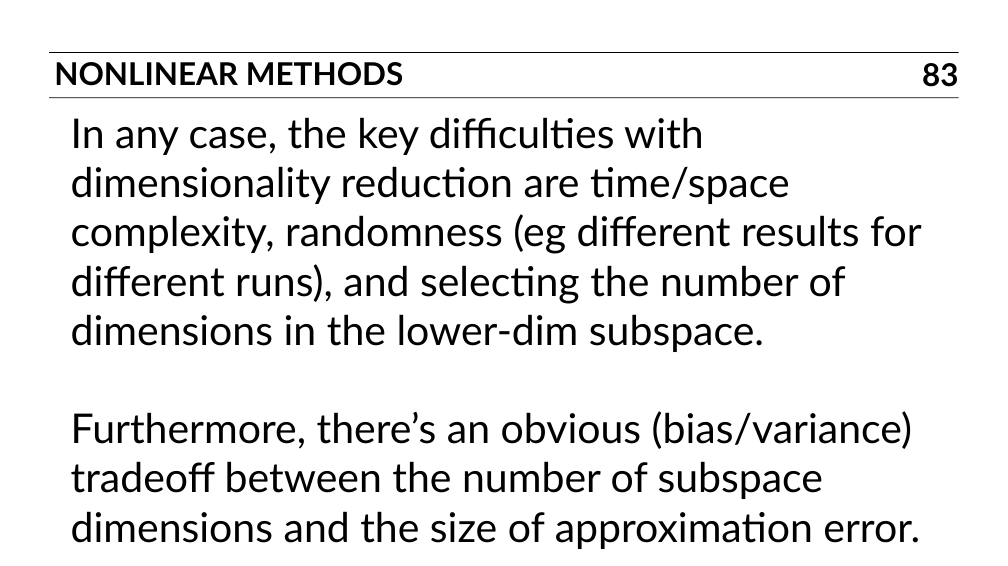
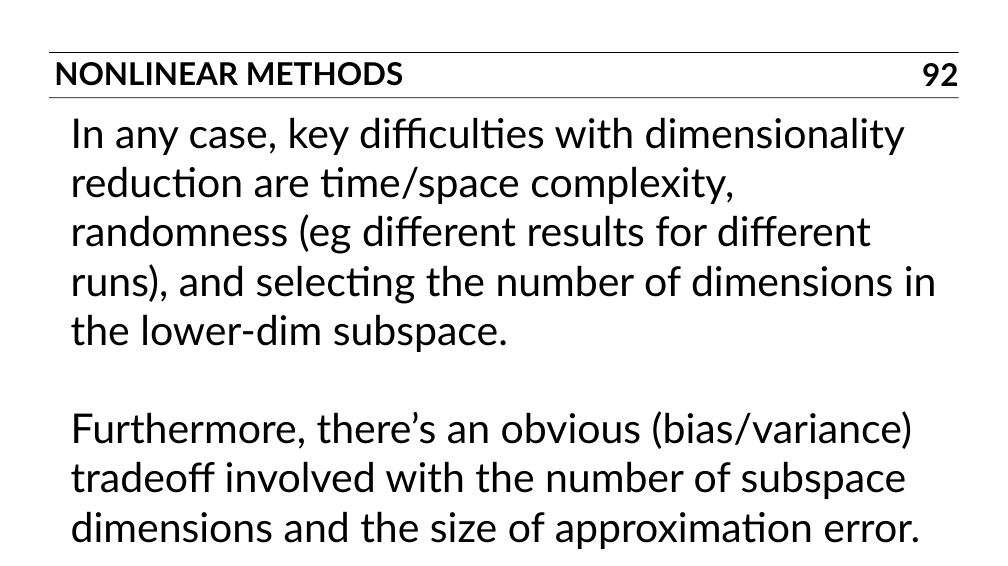
Before and after one commit to ajschumacher/gadsdc, a slide deck: slide 92 of 17-dim_reduc/slides.pptx (slide 83 before the commit). Drawn at 1008x566 pixels with LibreOffice and Linux fonts; fonts in the diff are those of the drawing. Boxes give left, top, right and bottom in pixels: in the first picture for what was removed or moved away, otherwise in the second. Text is boxed around its words. In the diff, an @@ line names an element or a change of style, - is before the commit and + after.

```diff
--- a/17-dim_reduc/slides.pptx
+++ b/17-dim_reduc/slides.pptx
@@ page number at (922, 63, 958, 86): text changed @@
-83
+92
@@ text at (71, 117, 937, 549): text changed @@
-In any case, the key difficulties with dimensionality reduction are time/space complexity, randomness (eg different results for different runs), and selecting the number of dimensions in the lower-dim subspace.
-Furthermore, there’s an obvious (bias/variance) tradeoff between the number of subspace dimensions and the size of approximation error.
+In any case, key difficulties with dimensionality reduction are time/space complexity, randomness (eg different results for different runs), and selecting the number of dimensions in the lower-dim subspace.
+Furthermore, there’s an obvious (bias/variance) tradeoff involved with the number of subspace dimensions and the size of approximation error.
```
Also in this commit, not shown: 10 other slides changed, 10 slides added, 1 other file.
